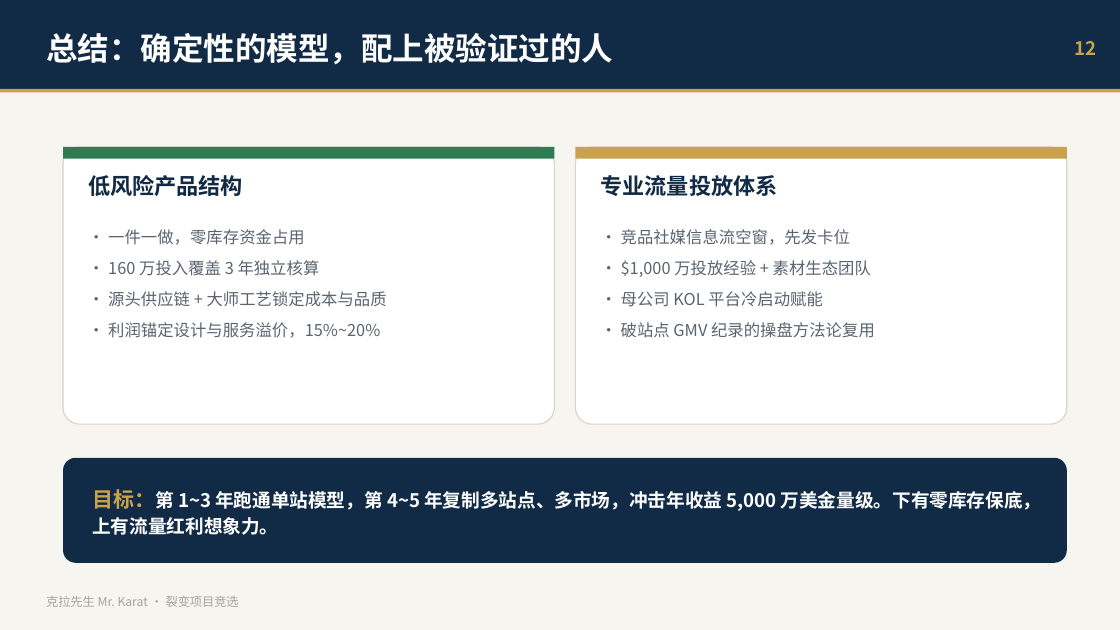
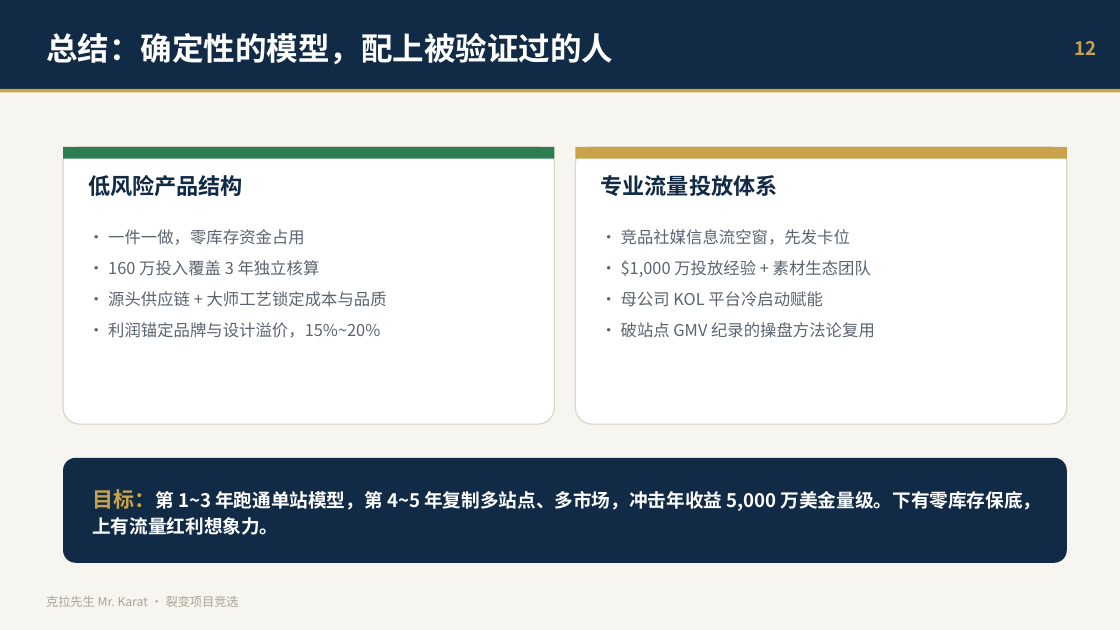
Before and after one commit to devlee/ma, a slide deck: slide 12 of ppt/克拉先生_裂变项目总经理竞选PPT.pptx. Drawn at 1120x630 pixels with LibreOffice and Linux fonts; fonts in the diff are those of the drawing. Boxes give left, top, right and bottom in pixels: in the first picture for what was removed or moved away, otherwise in the second. Text is boxed around its words. In the diff, an @@ line names an element or a change of style, - is before the commit and + after.

```diff
--- a/ppt/克拉先生_裂变项目总经理竞选PPT.pptx
+++ b/ppt/克拉先生_裂变项目总经理竞选PPT.pptx
@@ text at <box>108,322,380,338</box>: text changed @@
-· 利润锚定设计与服务溢价，15%~20%
+· 利润锚定品牌与设计溢价，15%~20%
```
Also in this commit, not shown: 5 other slides changed, 4 other files.
